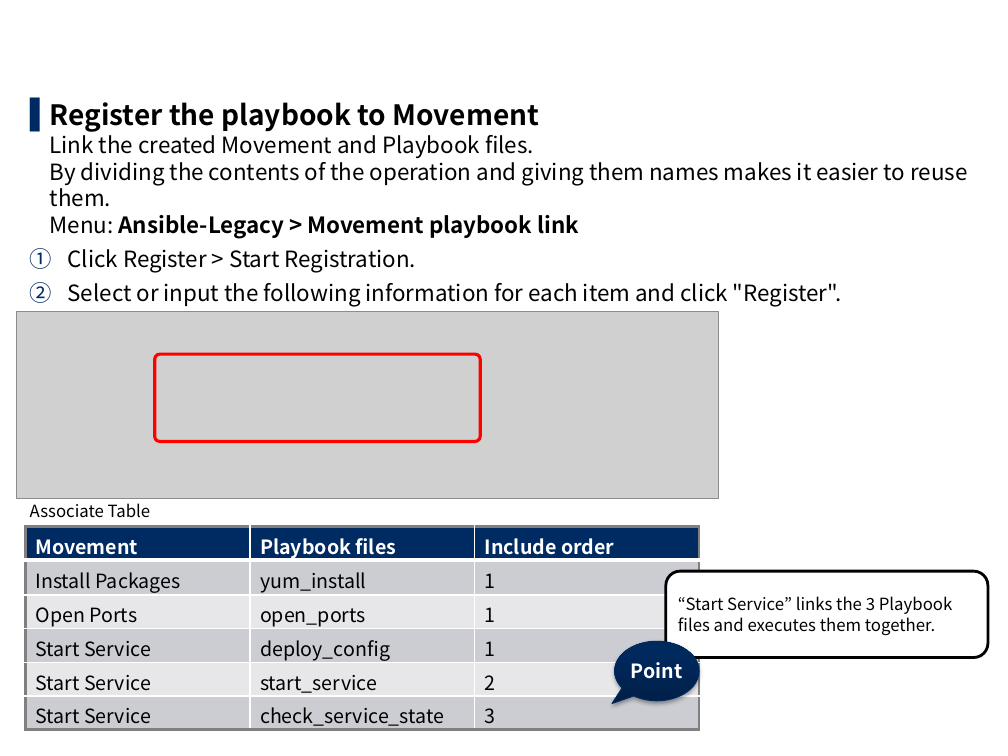
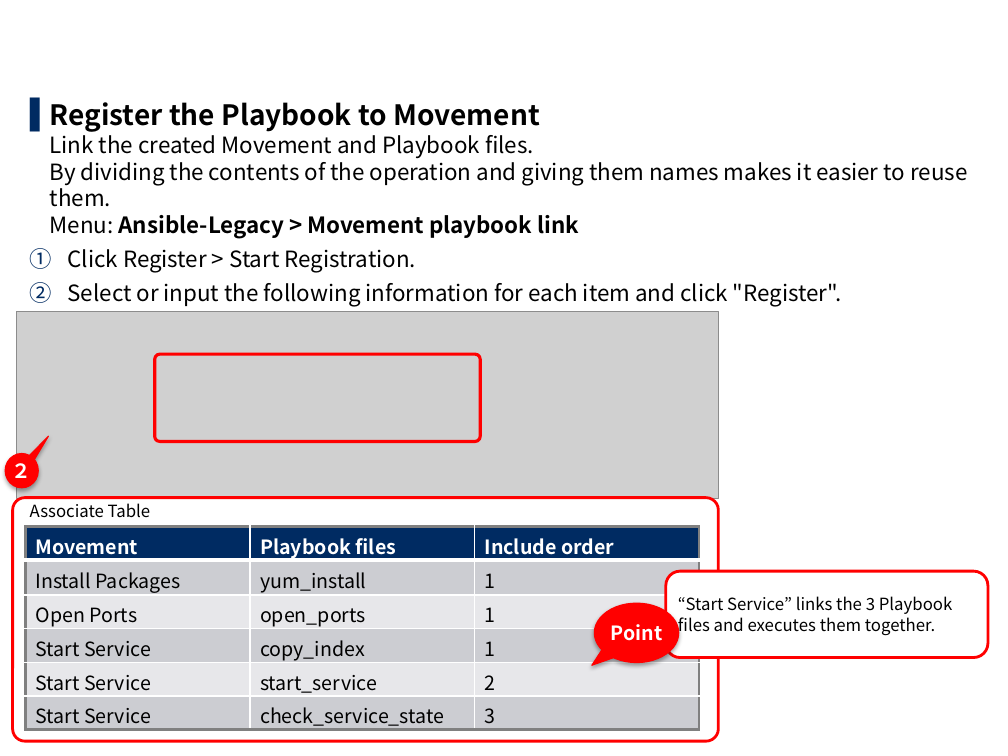
Before and after one commit to exastro-suite/it-automation-docs, a slide deck: slide 13 of asset/Learn/ITA-Ansible-Driver_en_practice.pptx. Drawn at 1008x756 pixels with LibreOffice and Linux fonts; fonts in the diff are those of the drawing; grey boxes stand for pictures; background and template pictures are left out. Boxes give left, top, right and bottom in pixels: in the first picture for what was removed or moved away, otherwise in the second. Text is boxed around its words. In the diff, an @@ line names an element or a change of style, - is before the commit and + after.

```diff
--- a/asset/Learn/ITA-Ansible-Driver_en_practice.pptx
+++ b/asset/Learn/ITA-Ansible-Driver_en_practice.pptx
@@ text at bbox=[50, 102, 967, 307]: paragraph removed @@
-star
@@ text at bbox=[50, 102, 967, 239]: text changed @@
-▌ Register the playbook to Movement
-  Link the created Movement and Playbook files.
-  By dividing the contents of the operation and giving them names makes it easier to reuse them.
-  Menu: Ansible-Legacy > Movement playbook link
+▌ Register the Playbook to Movement
+  Link the created Movement and Playbook files.
+  By dividing the contents of the operation and giving them names makes it easier to reuse them.
+  Menu: Ansible-Legacy > Movement playbook link
@@ speech bubble added at bbox=[5, 454, 38, 488], fill #FF0000, outline #FF0000 0.75 pt, 14 pt, text #FFFFFF, bold @@
+２
@@ rounded rectangle added at bbox=[13, 498, 719, 742], fill #FFFFFF, outline #FF0000 2 pt @@
@@ table at bbox=[25, 526, 700, 733] @@
-row 4, column 2: deploy_config
+row 4, column 2: copy_index
@@ rounded rectangle "“Start Service” links the 3 ..." at bbox=[666, 572, 989, 658]: outline #000000 2 pt to #FF0000 2 pt @@
@@ speech bubble "Point": place and size @@
-speech bubble "Point" at bbox=[615, 641, 700, 701]
+speech bubble "Point" at bbox=[595, 603, 679, 662]
@@ speech bubble "Point" at bbox=[595, 603, 679, 662]: fill gradient #002049 to #002A5F to #FF0000; outline #002A60 0.75 pt to #FF0000 0.75 pt @@
```
Also in this commit, not shown: 53 other slides changed, 3 slides added, 1 slide removed, 11 other files.
